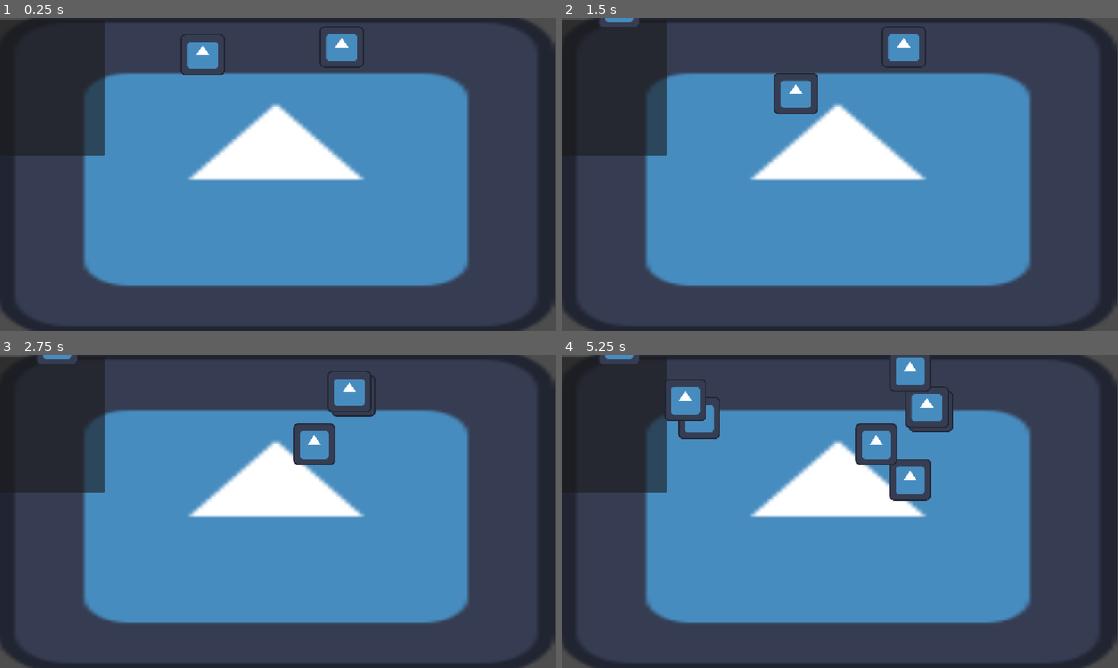
Above: before the commit, frames 1-4 (two rows, left to right).
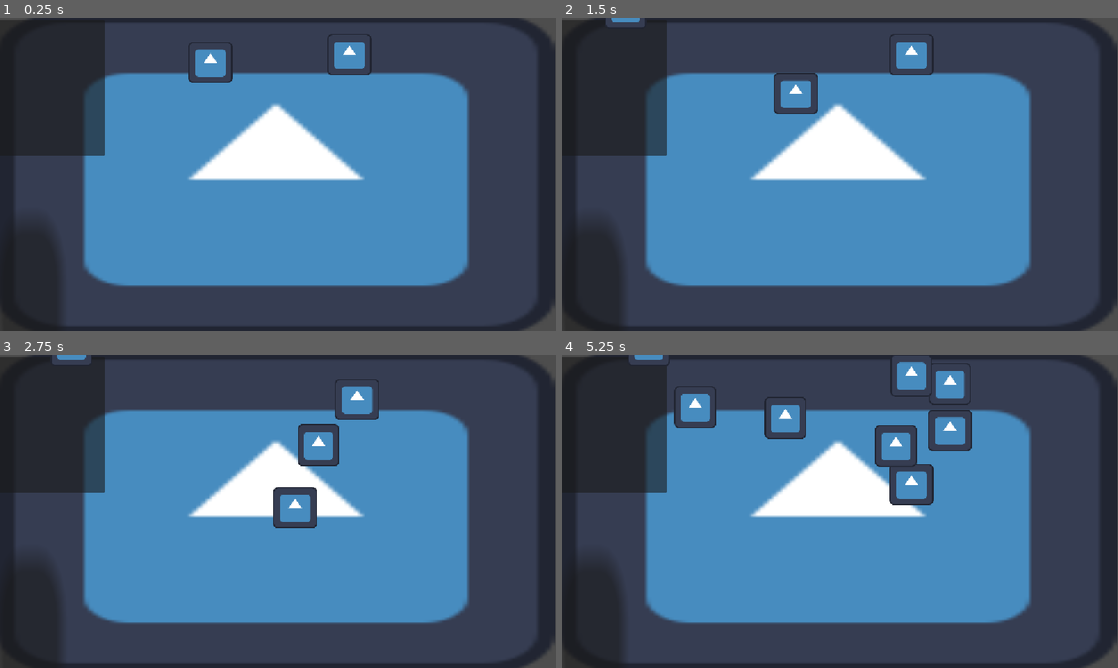
Above: after the commit, the same moments.

Repository: Qkupp/capston
Game: Godot game, scene res://main.tscn
The game is run twice, just before and just after one commit, with the same random seed, the same clock (stepped at 60 frames per second) and the same inputs. The engine's default icon, where the game draws it, is replaced by a stand-in: a white triangle on a blue panel in a dark square.
Inputs (mouse positions are in pixels of both pictures, inside the frame that each line leads up to):
- Up to frame 1 (0.25 s): no input
- Up to frame 2 (1.5 s): click (612, 86) at 0.5 s; tap Enter at 1.25 s; drag from (762, 55) to (845, 158) at 1.27 s
- Up to frame 3 (2.75 s): tap Space at 2 s; drag from (339, 383) to (283, 495) at 2.02 s
- Up to frame 4 (5.25 s): tap Enter at 2.75, 4.25 s; move the mouse to (878, 445) at 2.77 s; hold D (move_right) 2.78-3.5 s; click (878, 445) at 2.92 s; tap Space at 3.5, 5 s; drag from (878, 445) to (673, 464) at 3.52 s; drag from (912, 370) to (878, 445) at 4.27 s; drag from (684, 398) to (917, 398) at 5.02 s

The runs differ from the first frame. In frame 1, 3.8% of the frame differs, in the area x 0-67%, y 2-100%; in frame 2, 3.1%; in frame 3, 4.7%; in frame 4, 7.5%, in the area x 0-74%, y 0-100%.

Commit message:
added delete button

Diff:
--- a/control.gd
+++ b/control.gd
@@ -16,7 +16,7 @@
 
 
 func _on_button_button_down() -> void:
-	print("button has been pressed")
+	print("spawn button has been pressed")
 	spawn_creature()
 
 func spawn_creature() -> void:
@@ -24,3 +24,12 @@
 	var instance = creature.instantiate()
 	add_child(instance)
 	instance.position =  get_global_mouse_position() #Spawn_piont
+
+func _on_delete_button_down() -> void:
+	print("delete button has been pressed")
+	#var creature = selected
+	delete_creature(creature)
+
+func delete_creature(creature) -> void:
+	#queue_free(creature)
+	pass
--- a/creature.gd
+++ b/creature.gd
@@ -34,10 +34,67 @@
 		#position = position.x - TILE_SIZE
 		position.x -= TILE_SIZE.x
 
+#func _process(delta: float) -> void:
+	#if(amount_of_times_move<10): #10 is just a number for testing
+		#movement('up')
+		#amount_of_times_move=amount_of_times_move+1
+	#movement('right')
+	#movement('down')
+	#movement('left')
+
+var collision_mask_creature = 1
+
+var screen_size
+var creature_being_dragged
+var snapped_once
+
+#const TILE_SIZE: Vector2 = Vector2(16, 16)
+
+# Called when the node enters the scene tree for the first time.
+func _ready() -> void:
+	screen_size = get_viewport_rect().size
+
+# Called every frame. 'delta' is the elapsed time since the previous frame.
 func _process(delta: float) -> void:
+	#global_position = global_position.snapped(TILE_SIZE)
+	#print(creature_being_dragged)
+	if creature_being_dragged != null:
+		snapped_once = false
+		var mouse_pos = get_global_mouse_position()
+		creature_being_dragged.position = Vector2(clamp(mouse_pos.x, 0, screen_size.x),
+			clamp(mouse_pos.y, 0, screen_size.y))
+	elif not snapped_once:
+		#print("creature not being draged")
+		global_position = global_position.snapped(TILE_SIZE) + TILE_SIZE/2.0
+		#global_position = (global_position - TILE_SIZE/2.0).snapped(TILE_SIZE)
+		snapped_once = true
 	if(amount_of_times_move<10): #10 is just a number for testing
 		movement('up')
 		amount_of_times_move=amount_of_times_move+1
-	#movement('right')
-	#movement('down')
-	#movement('left')
+
+func _input(event): #manges inputs effect on the creatures
+	if event is InputEventMouseButton and event.button_index == MOUSE_BUTTON_LEFT:
+		if event.pressed:
+			print("left click")
+			if creature_being_dragged == null:
+				var creature = raycast_check_for_creature()
+				print(creature)
+				if creature:
+					creature_being_dragged = creature
+			else:
+				#creature_being_dragged.position = snap_creature(Vector2, Vector2):
+				creature_being_dragged = null
+		else:
+			print("left click released")
+			#creature_being_dragged = null
+
+func raycast_check_for_creature(): #keep creature on the screen
+	var space_state = get_world_2d().direct_space_state
+	var parameters = PhysicsPointQueryParameters2D.new()
+	parameters.position = get_global_mouse_position()
+	parameters.collide_with_areas = true
+	parameters.collision_mask = collision_mask_creature
+	var result = space_state.intersect_point(parameters)
+	if result.size() > 0:
+		return result[0].collider.get_parent()
+	return null
--- a/creature_manager.gd
+++ b/creature_manager.gd
@@ -53,33 +53,3 @@
 	if result.size() > 0:
 		return result[0].collider.get_parent()
 	return null
-
-#func _physics_process(delta: float) -> void: #snaping to grid
-	#if creature_being_dragged == null:
-		#global_position = get_global_mouse_position()
-		#global_position = global_position.snapped(TILE_SIZE) #+ TILE_SIZE/2.0
-
-#func _physics_process(delta: float) -> void:  #snaping to grid
-	#var i = 0
-	#if (creature_being_dragged != null):# && i==1):
-		#i = 1
-		#if(i==1):
-			#global_position = global_position.snapped(TILE_SIZE) + TILE_SIZE/2.0
-			#i=0
-		#global_position = snap_creature(global_position, TILE_SIZE)
-	#if (creature_being_dragged != null && i==0):
-		#i = 1
-
-#func snap_creature(pos: Vector2, tile_size_var: Vector2) -> Vector2: #snap creturs to the grid
-	#var half_tile_size: Vector2 = tile_size_var * 0.5
-	##print("snap")
-	#var grid_x:float = round((pos.x / half_tile_size.x + pos.y / half_tile_size.y) * 0.5) #up and to the right
-	#var grid_y:float = round((pos.y / half_tile_size.y - pos.x / half_tile_size.x) * 0.5) #down to the left
-#
-	#return Vector2(grid_x-grid_y, grid_x+grid_y) * half_tile_size #horisanle position, vertiucal position, center of the tile
-
-#spawn_creature() -> void:
-	#var scene = preload()
-	#var instance = scene.instantiate()
-	#instance_position = spawn_point.position
-	#add_child(instance)
--- a/main.tscn
+++ b/main.tscn
@@ -4,10 +4,9 @@
 [ext_resource type="PackedScene" uid="uid://cabq7i5qafb1s" path="res://creature.tscn" id="1_ig7tw"]
 [ext_resource type="Texture2D" uid="uid://0ii0g4nqe5qr" path="res://icon.svg" id="3_h2yge"]
 [ext_resource type="Script" uid="uid://c0i1ijv18uxe8" path="res://control.gd" id="4_1bvp3"]
-[ext_resource type="Script" uid="uid://cdj4w8xhkr1uw" path="res://button.gd" id="5_lquwl"]
+[ext_resource type="Script" uid="uid://ee031v1nv7dd" path="res://unit_selector.gd" id="6_7mycd"]
 
 [sub_resource type="TileSet" id="TileSet_gefid"]
-tile_size = Vector2i(128, 128)
 
 [node name="main" type="Node2D" unique_id=1244431433]
 
@@ -27,11 +26,11 @@
 [node name="creatureManager" type="Node2D" parent="." unique_id=1901639602]
 script = ExtResource("1_0xm2m")
 
-[node name="creature" parent="creatureManager" unique_id=848376107 instance=ExtResource("1_ig7tw")]
+[node name="creature" parent="creatureManager" unique_id=848376107 groups=["Selectable"] instance=ExtResource("1_ig7tw")]
 position = Vector2(416, 224)
 scale = Vector2(0.75, 0.75)
 
-[node name="creature2" parent="creatureManager" unique_id=783092535 instance=ExtResource("1_ig7tw")]
+[node name="creature2" parent="creatureManager" unique_id=783092535 groups=["Selectable"] instance=ExtResource("1_ig7tw")]
 position = Vector2(704, 208)
 scale = Vector2(0.75, 0.75)
 
@@ -53,6 +52,20 @@
 layout_mode = 0
 offset_right = 200.0
 offset_bottom = 200.0
-script = ExtResource("5_lquwl")
+
+[node name="Delete" type="Button" parent="Control" unique_id=956422967]
+layout_mode = 0
+offset_top = 295.3027
+offset_right = 8.000007
+offset_bottom = 303.3027
+scale = Vector2(14.953966, 29.380907)
+
+[node name="Unit_selector" type="Control" parent="." unique_id=1828675934]
+layout_mode = 3
+anchors_preset = 0
+offset_right = 40.0
+offset_bottom = 40.0
+script = ExtResource("6_7mycd")
 
 [connection signal="button_down" from="Control/Spawn Button" to="Control" method="_on_button_button_down"]
+[connection signal="button_down" from="Control/Delete" to="Control" method="_on_delete_button_down"]
--- /dev/null
+++ b/unit_selector.gd
@@ -0,0 +1,45 @@
+extends Control
+
+var selecting: bool = false
+var drag_start: Vector2
+var select_box: Rect2
+
+func _input(e:InputEvent) -> void:
+	if e == InputEventMouseMotion and e.button_index == MOUSE_BUTTON_LEFT:
+		if e.pressed:
+			selecting = true
+			drag_start = e.position
+		else:
+			selecting = false
+			if drag_start.is_equal_approx(e.position):
+				select_box = Rect2(e.position, Vector2.ZERO)
+			update_selected_units()
+			queue_redraw()
+	elif selecting and e == InputEventMouseMotion:
+		var x_min = min(drag_start.x, e.positiion.x)
+		var y_min = min(drag_start.y, e.positiion.y)
+		select_box = Rect2(x_min, y_min,
+			max(drag_start.x, e.position.x) - x_min,
+			max(drag_start.x, e.position.x) - y_min)
+		queue_redraw()
+
+func _draw() ->void:
+	if not selecting: return
+	draw_rect(select_box, Color('#00ff0066'))
+	draw_rect(select_box, Color('#00ff00'), false, 2.0)
+
+func update_selected_units():
+	for unit in get_tree().get_node_in_group('selectable-units'):
+		if unit.is_in_selection_box(select_box):
+			unit.select()
+		else:
+			unit.deselect()
+
+# Called when the node enters the scene tree for the first time.
+func _ready() -> void:
+	pass # Replace with function body.
+
+
+# Called every frame. 'delta' is the elapsed time since the previous frame.
+func _process(delta: float) -> void:
+	pass
Not shown, added: unit_selector.gd.uid
